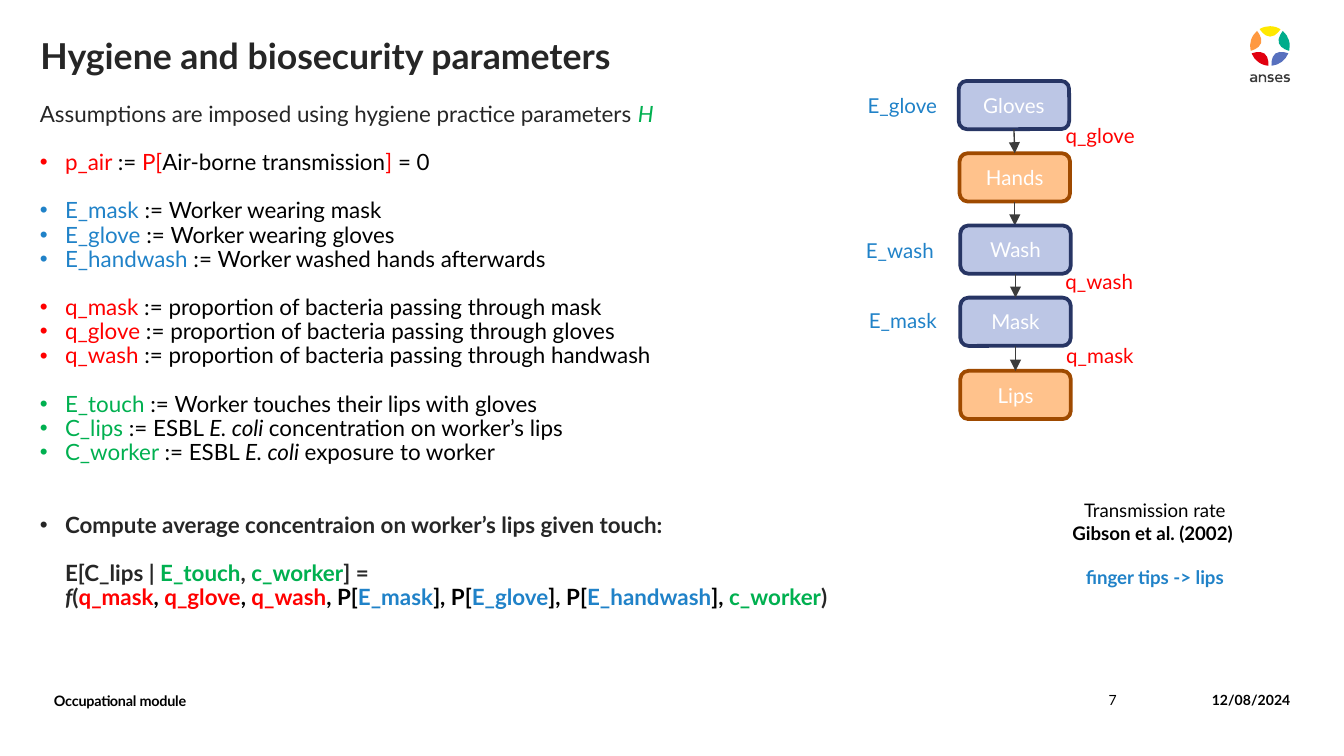
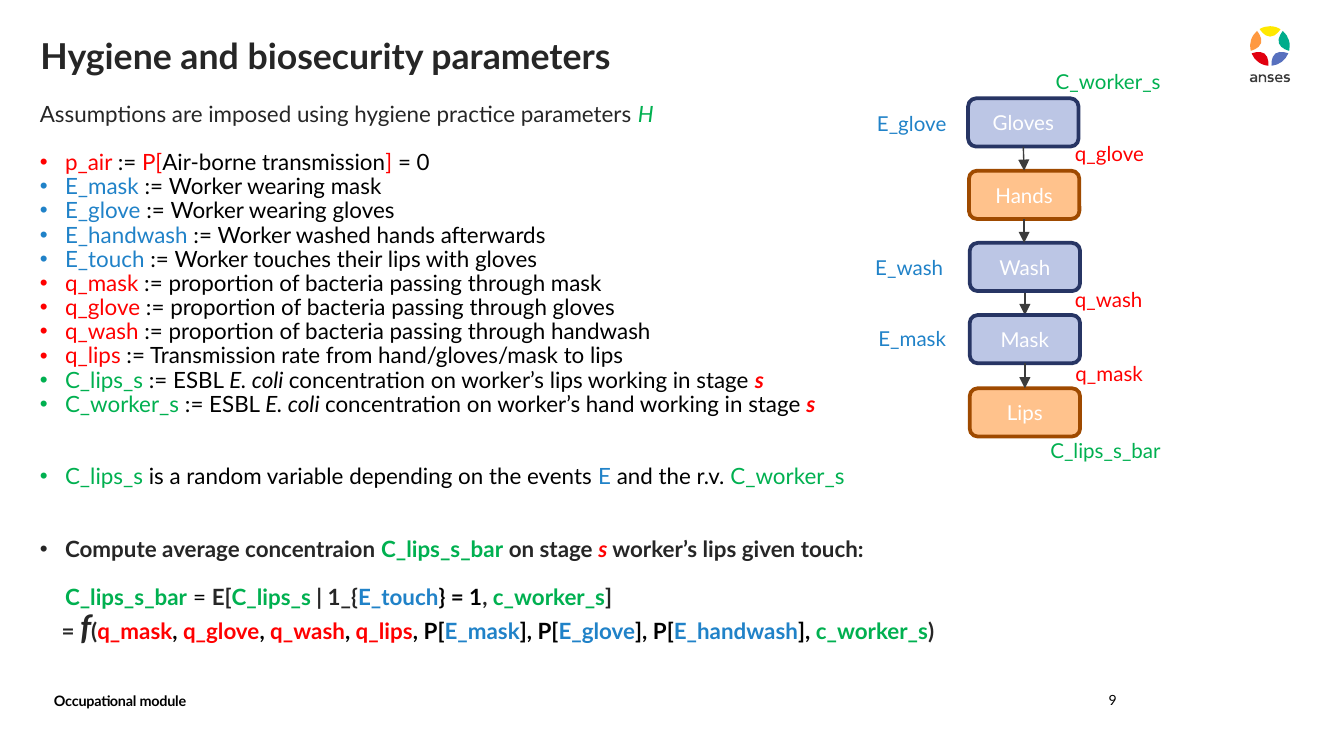
Before and after one commit to ENVIRE-JPIAMR/occupational-module, a slide deck: slide 9 of docs/draft.pptx (slide 7 before the commit). Drawn at 1344x756 pixels with LibreOffice and Linux fonts; fonts in the diff are those of the drawing. Boxes give left, top, right and bottom in pixels: in the first picture for what was removed or moved away, otherwise in the second. Text is boxed around its words. In the diff, an @@ line names an element or a change of style, - is before the commit and + after.

```diff
--- a/docs/draft.pptx
+++ b/docs/draft.pptx
@@ text added at (x1=1056, y1=74, x2=1161, y2=92), 11 pt, text #00B050 @@
+C_worker_s
@@ 4 rounded rectangles, 3 texts, 2 arrows moved together from (x1=868, y1=81, x2=1135, y2=419) to (x1=877, y1=98, x2=1144, y2=437) @@
@@ text at (x1=65, y1=250, x2=537, y2=271): paragraph added @@
+• E_touch := Worker touches their lips with gloves
@@ text at (x1=65, y1=346, x2=934, y2=643): text changed; bold off @@
-• E_touch := Worker touches their lips with gloves
-• C_lips := ESBL E. coli concentration on worker’s lips
-• C_worker := ESBL E. coli exposure to worker
-• Compute average concentraion on worker’s lips given touch:
-  E[C_lips | E_touch, c_worker] =
-  f(q_mask, q_glove, q_wash, P[E_mask], P[E_glove], P[E_handwash], c_worker)
+• q_lips := Transmission rate from hand/gloves/mask to lips
+• C_lips_s := ESBL E. coli concentration on worker’s lips working in stage s
+• C_worker_s := ESBL E. coli concentration on worker’s hand working in stage s
+• C_lips_s is a random variable depending on the events E and the r.v. C_worker_s
+• Compute average concentraion C_lips_s_bar on stage s worker’s lips given touch:
+  C_lips_s_bar = E[C_lips_s | 1_{E_touch} = 1, c_worker_s]
+= f(q_mask, q_glove, q_wash, q_lips, P[E_mask], P[E_glove], P[E_handwash], c_worker_s)
@@ 3 texts, 2 arrows, 1 rounded rectangle moved together from (x1=866, y1=153, x2=1133, y2=371) to (x1=875, y1=171, x2=1143, y2=388) @@
@@ text added at (x1=1050, y1=443, x2=1160, y2=462), 11 pt, text #00B050 @@
+C_lips_s_bar
@@ text removed at (x1=1072, y1=503, x2=1232, y2=588) @@
-Transmission rate
-Gibson et al. (2002)
-finger tips -> lips
@@ page number at (x1=1109, y1=695, x2=1117, y2=705): text changed @@
-7
+9
@@ text removed at (x1=1212, y1=694, x2=1291, y2=706) @@
-12/08/2024
```
Also in this commit, not shown: 6 other slides changed, 4 slides added, 1 other file.
